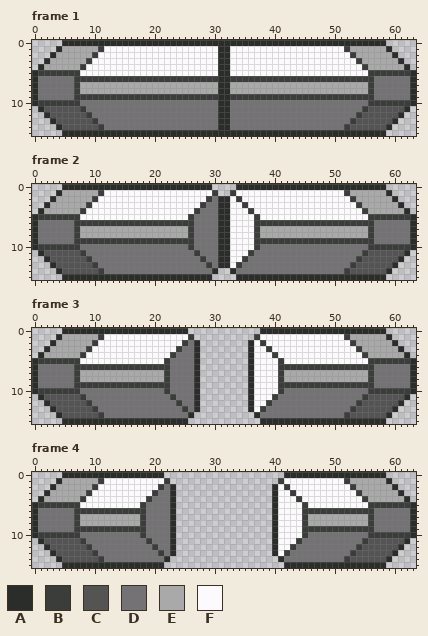
Pixel-art file: Assets/Door.aseprite. The picture above was drawn from the file before the commit.
64x16 pixels, 6 frames. Shown: frame 1, frame 2, frame 3, frame 4. The commit also changed other frames, which this record leaves out.
Palette (. is transparent): A #2b2d2a  B #3a3d39  C #545454  D #747274  E #a9a9a9  F #fcfafc
And afterwards:
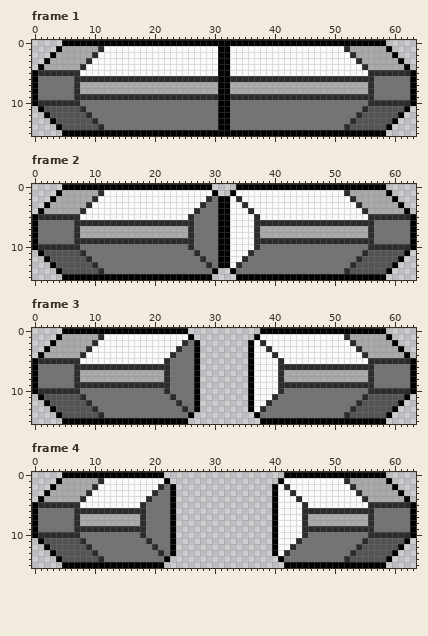
Log entry: add access panel for controlling things like doors script for auto generating class that contains animator state names
Edits made:
{"colour":"A","old":"#2b2d2a","new":"#000000"}
{"colour":"B","old":"#3a3d39","new":"#2b2d2a"}
{"where": "frame 2"}
{"frame":2,"y":1,"x":30,"old":"B","new":"A"}
{"frame":2,"y":1,"x":33,"old":"B","new":"A"}
{"where": "frame 3"}
{"frame":3,"y":1,"x":26,"old":"B","new":"A"}
{"frame":3,"y":1,"x":37,"old":"B","new":"A"}
{"where": "frame 4"}
{"frame":4,"y":1,"x":22,"old":"B","new":"A"}
{"frame":4,"y":1,"x":41,"old":"B","new":"A"}
{"label":"changed","picture_box":[32,40,416,136]}
{"label":"changed","picture_box":[32,184,416,280]}
{"label":"changed","picture_box":[32,328,200,424]}
{"label":"changed","picture_box":[248,328,416,424]}
{"label":"changed","picture_box":[32,472,176,568]}
{"label":"changed","picture_box":[272,472,416,568]}
